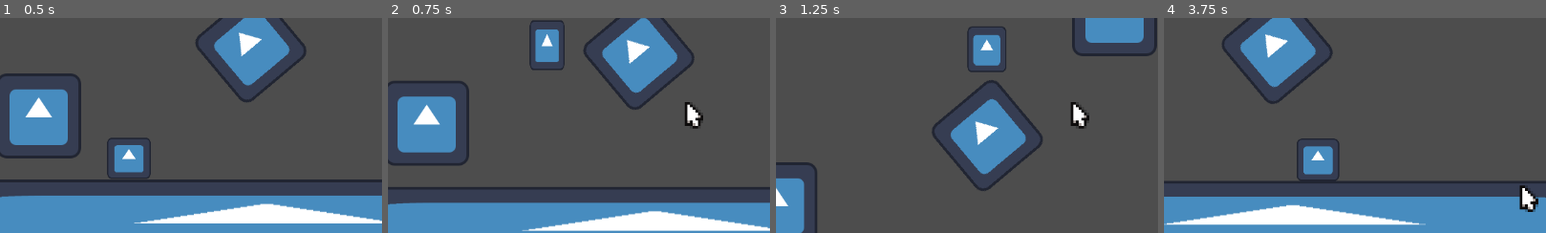
Above: before the commit, frames 1-4 (left to right).
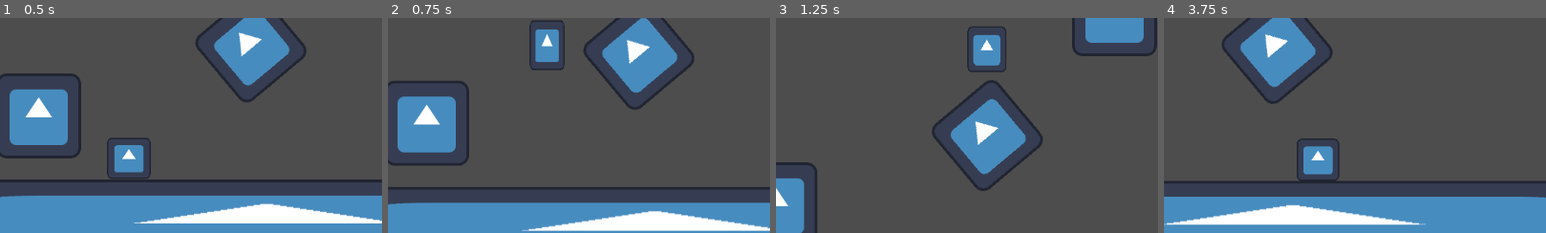
Above: after the commit, the same moments.

Repository: devmanso/gd4platformer2d
Game: Godot game, scene res://world.tscn
Two runs of this game, one before a commit and one after it. Both use one fixed random seed, a clock stepped at 60 frames per second and the inputs below. The engine's default icon, where the game draws it, is replaced by a stand-in: a white triangle on a blue panel in a dark square.
Inputs (mouse positions are % of the whole screen's width and height, from its top left):
- Up to frame 1 (0.5 s): no input
- Up to frame 2 (0.75 s): tap Enter (ui_accept) at 0.5 s; move the mouse to (72, 45) at 0.52 s; hold Right (ui_right) from 0.53 s (still down); hold Tab (look) from 0.53 s (still down); click (72, 45) at 0.67 s
- Up to frame 3 (1.25 s): keep holding Right (ui_right); keep holding Tab (look); tap Enter (ui_accept) at 0.77 s
- Up to frame 4 (3.75 s): release Right (ui_right) at 1.25 s; release Tab (look) at 1.25 s; drag from (30, 55) to (45, 70) at 1.27 s; move the mouse to (60, 28) at 2.02 s; hold Left (ui_left) 2.03-2.75 s; hold Tab (look) 2.03-2.75 s; click (60, 28) at 2.17 s; drag from (45, 70) to (20, 35) at 2.77 s; move the mouse to (80, 65) at 3.52 s; hold Right (ui_right) from 3.53 s (still down); hold Tab (look) from 3.53 s (still down); tap Shift (dash) at 3.6 s; click (80, 65) at 3.67 s
The pictures show only the part of the screen within x 33-83%, y 26-76%; the shares and areas given below are measured in that part.

Frame 1 is identical in both runs. In frame 2, 0.4% of the frame differs, in the area x 77-83%, y 39-52%; in frame 3, 0.4%; in frame 4, 0.5%, in the area x 93-98%, y 77-91%.

Commit message:
funny coding extention, some cursor code

Diff:
--- a/player/camera.gd
+++ b/player/camera.gd
@@ -10,8 +10,10 @@
 func set_target_position(target_pos : Vector2) -> void:
 	target_position = target_pos
 
+func _ready() -> void:
+	randomize()
+
 func _process(delta):
-	randomize()
 	if shake_strength > 0:
 		offset = Vector2(
 			randf_range(-1.0, 1.0),
--- a/player/player.gd
+++ b/player/player.gd
@@ -53,6 +53,7 @@
 var is_dashing : bool = false
 var should_emit_dash_trail : bool = false
 var dead : bool = false
+var show_cursor : bool = false
 
 func is_in_water() -> bool:
 	# check if water is in scenetree:
@@ -162,6 +163,7 @@
 	camera.start_shake(3)
 
 func _ready() -> void:
+	randomize()
 	bubble_particle.emitting = false
 	# set offscreen then hide, when the player dies, we'll
 	# slide it back into view (where position.x = 0), and show it
@@ -173,15 +175,13 @@
 
 func _process(delta: float) -> void:
 
-	if !Input.is_action_pressed("ui_cancel"):
-		Input.set_mouse_mode(Input.MOUSE_MODE_HIDDEN)
-	else:
-		Input.set_mouse_mode(Input.MOUSE_MODE_VISIBLE)
-
-	if Input.is_action_pressed("look") or dead:
-		cursor.show()
-	else:
-		cursor.hide()
+	if Input.is_action_just_pressed("ui_cancel"):
+		show_cursor = !show_cursor
+
+	if show_cursor or dead:
+		Input.mouse_mode = Input.MOUSE_MODE_VISIBLE
+	else:
+		Input.mouse_mode = Input.MOUSE_MODE_HIDDEN
 
 	var joystick_input = Vector2(
 		Input.get_joy_axis(0, JOY_AXIS_RIGHT_X),
@@ -194,8 +194,6 @@
 	else:
 		cursor.set_cursor_position(get_local_mouse_position())
 		camera.set_target_position(cursor.position)
-
-	randomize()
 
 	# for debug purposes! allow_restarts should be false for builds
 	# or finished levels
@@ -219,7 +217,6 @@
 			restart_button_position.position.x = lerp(restart_button_position.position.x, menu_button_target_xpositions, 10 * delta)
 
 func _physics_process(delta: float) -> void:
-	randomize()
 
 	if get_health() == 0:
 		can_move = false
--- a/project.godot
+++ b/project.godot
@@ -18,6 +18,11 @@
 [display]
 
 window/stretch/mode="viewport"
+mouse_cursor/custom_image="res://PixelCursors/astro_arrow.png"
+
+[editor_plugins]
+
+enabled=PackedStringArray("res://addons/ridiculous_coding/plugin.cfg")
 
 [input]
 
Not shown, added: addons/ridiculous_coding/font.tres
Binary file added: addons/ridiculous_coding/gravity_bold_8.ttf
Not shown, added: addons/ridiculous_coding/gravity_bold_8.ttf.import
Binary file added: addons/ridiculous_coding/icon.ico
Binary file added: addons/ridiculous_coding/icon_small.ico
Binary file added: addons/ridiculous_coding/images/blip.png
Not shown, added: addons/ridiculous_coding/images/blip.png.import
Binary file added: addons/ridiculous_coding/images/boom.png
Not shown, added: addons/ridiculous_coding/images/boom.png.import
Binary file added: addons/ridiculous_coding/images/chat-info.png
Not shown, added: addons/ridiculous_coding/images/chat-info.png.import
Binary file added: addons/ridiculous_coding/images/information-sign.png
(and 46 more such lines)
